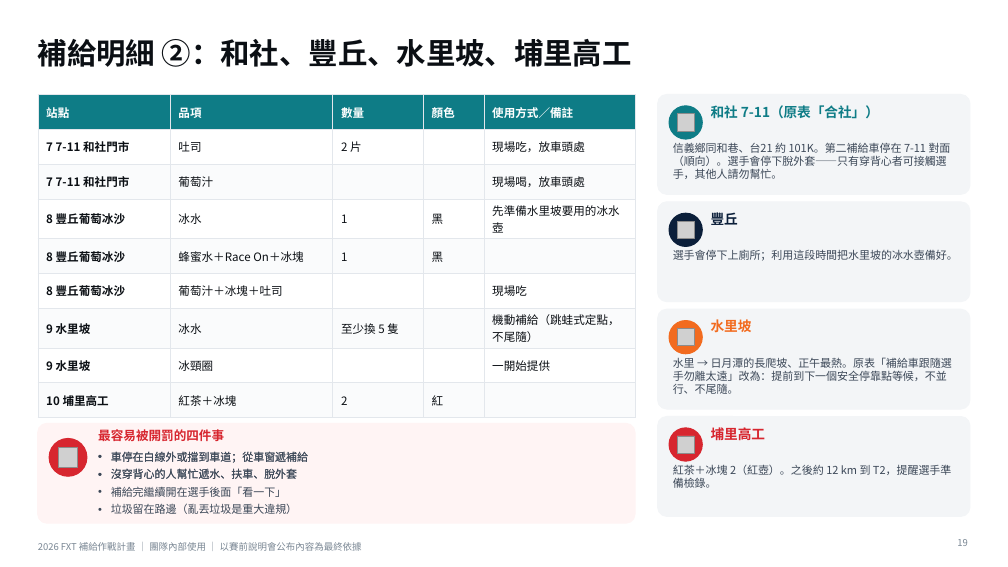
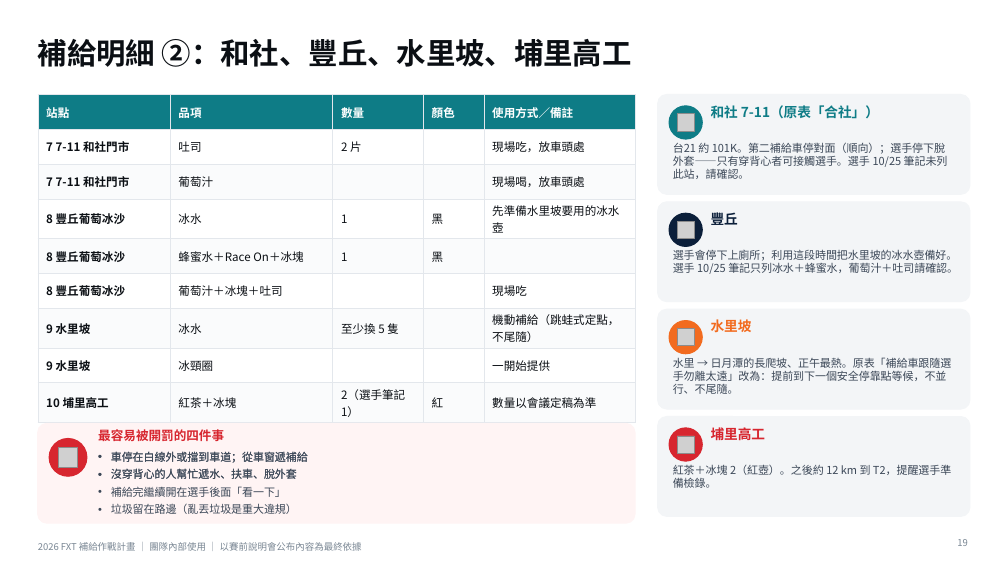
Before and after one commit to powermovebboy-sys/Race-site, a slide deck: slide 19 of deck/2026_FXT_補給作戰計畫.pptx. Drawn at 1008x567 pixels with LibreOffice and Linux fonts; fonts in the diff are those of the drawing; grey boxes stand for pictures. Boxes give left, top, right and bottom in pixels: in the first picture for what was removed or moved away, otherwise in the second. Text is boxed around its words. In the diff, an @@ line names an element or a change of style, - is before the commit and + after.

```diff
--- a/deck/2026_FXT_補給作戰計畫.pptx
+++ b/deck/2026_FXT_補給作戰計畫.pptx
@@ table at box(38, 95, 635, 421) @@
-row 9, column 3: 2
+row 9, column 3: 2（選手筆記 1）
-row 9, column 5: 
+row 9, column 5: 數量以會議定稿為準
@@ text at box(673, 142, 948, 179): text changed @@
-信義鄉同和巷、台21 約 101K。第二補給車停在 7-11 對面（順向）。選手會停下脫外套——只有穿背心者可接觸選手，其他人請勿幫忙。
+台21 約 101K。第二補給車停對面（順向）；選手停下脫外套——只有穿背心者可接觸選手。選手 10/25 筆記未列此站，請確認。
@@ text at box(673, 250, 958, 274): text changed @@
-選手會停下上廁所；利用這段時間把水里坡的冰水壺備好。
+選手會停下上廁所；利用這段時間把水里坡的冰水壺備好。選手 10/25 筆記只列冰水＋蜂蜜水，葡萄汁＋吐司請確認。
```
Also in this commit, not shown: 2 other files.
